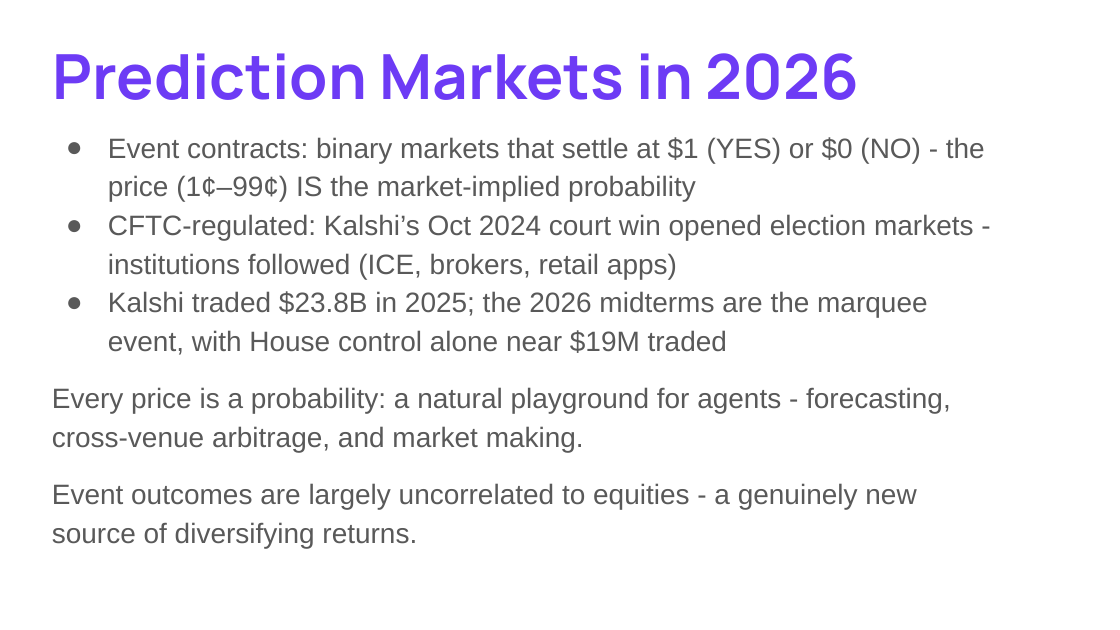
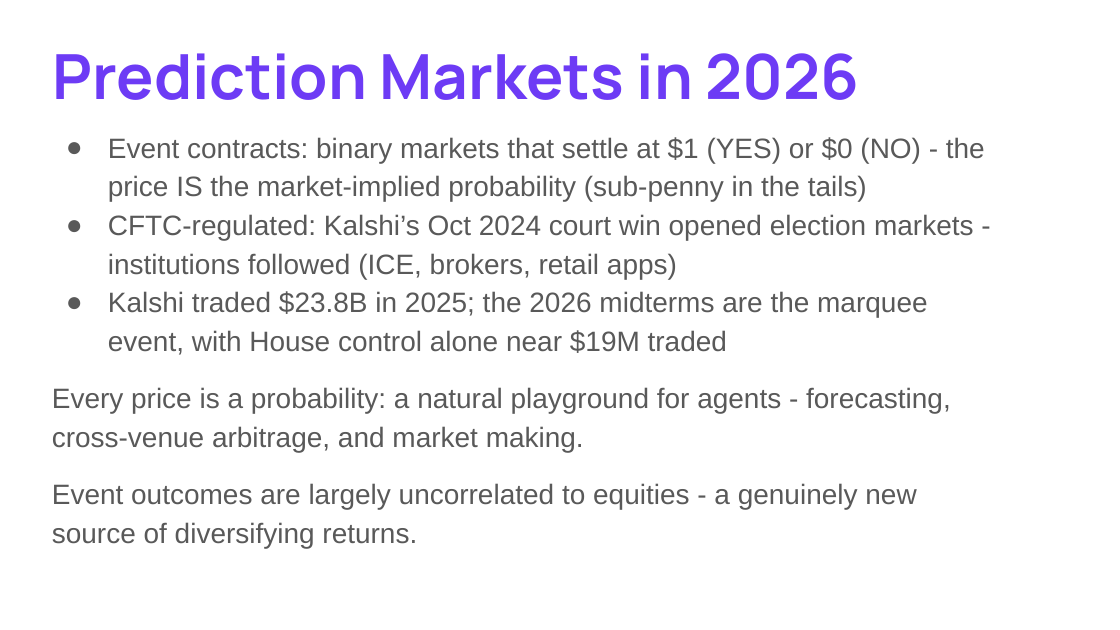
Before and after one commit to athaker/econ_136, a slide deck: slide 6 of alpha_in_the_crowd.pptx. Drawn at 1120x630 pixels with LibreOffice and Linux fonts; fonts in the diff are those of the drawing; background and template pictures are left out. Boxes give left, top, right and bottom in pixels: in the first picture for what was removed or moved away, otherwise in the second. Text is boxed around its words. In the diff, an @@ line names an element or a change of style, - is before the commit and + after.

```diff
--- a/alpha_in_the_crowd.pptx
+++ b/alpha_in_the_crowd.pptx
@@ text at [108,137,985,202]: text changed @@
-● Event contracts: binary markets that settle at $1 (YES) or $0 (NO) - the price (1¢–99¢) IS the market-implied probability
+● Event contracts: binary markets that settle at $1 (YES) or $0 (NO) - the price IS the market-implied probability (sub-penny in the tails)
```
Also in this commit, not shown: 2 other slides changed, 7 other files.
